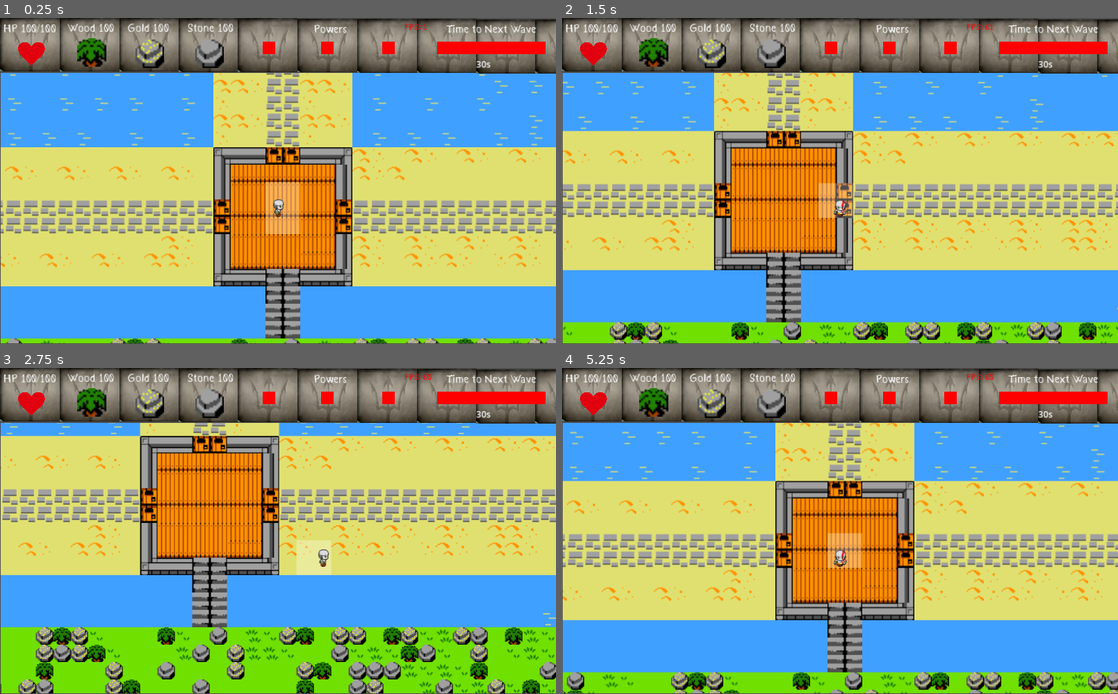
Above: before the commit, frames 1-4 (two rows, left to right).
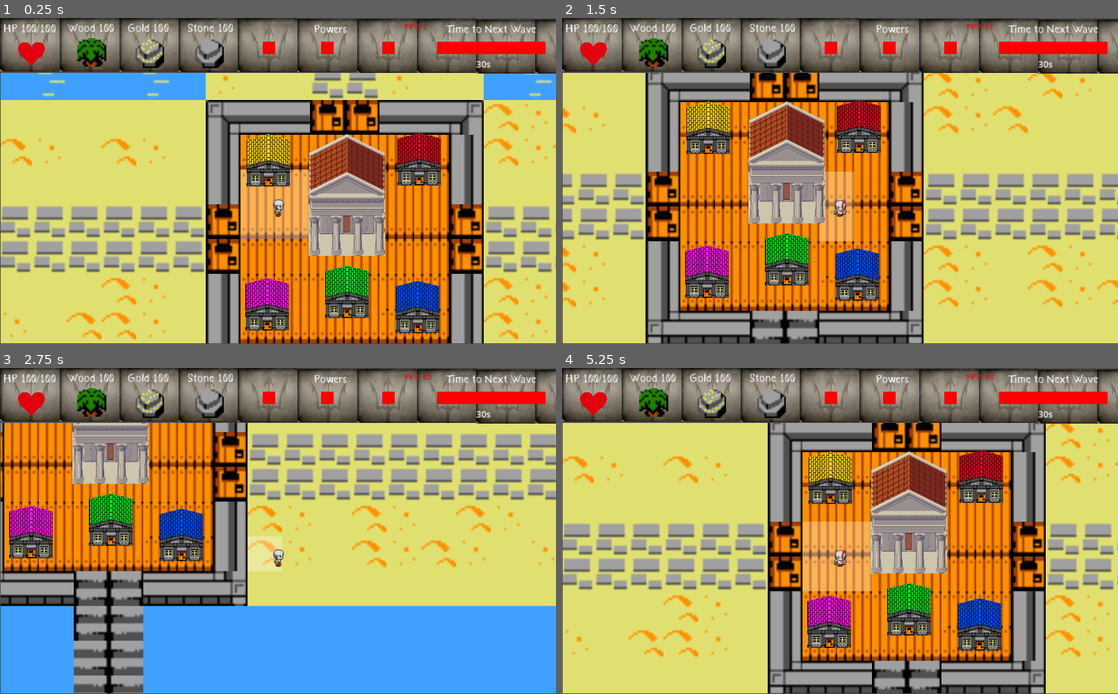
Above: after the commit, the same moments.

Repository: Christian2019/ProjetoAtenas
Game: Godot game, scene res://Scenes/MainScenes/Game_ViewPort.tscn
The game is run twice, just before and just after one commit, with the same random seed, the same clock (stepped at 60 frames per second) and the same inputs. Before the commit the project starts from res://Scenes/ViewPort.tscn. Sound files missing from this copy of the repository are replaced by a short silence.
Inputs:
- Up to frame 1 (0.25 s): no input
- Up to frame 2 (1.5 s): tap Enter at 0.5 s; hold Right (Move_Right) 0.53-1.28 s; hold Down (Move_Down) from 1.28 s (still down)
- Up to frame 3 (2.75 s): release Down (Move_Down) at 2.03 s; hold Right (Move_Right) from 2.03 s (still down)
- Up to frame 4 (5.25 s): release Right (Move_Right) at 2.78 s; hold Up (Move_Up) 2.78-3.53 s; hold Left (Move_Left) 3.53-5.03 s; hold Down (Move_Down) from 5.03 s (still down)

The runs differ from the first frame. In frame 1, 62% of the frame differs, in the area x 0-100%, y 16-100%; in frame 2, 68%; in frame 3, 64%; in frame 4, 67%.

Commit message:
Contrucoes de Melhoria
 Torres, Lutadores, Mineradores, Poderes Divinos, Heroi Luta, Heroi Mineracao

Diff:
--- a/Scenes/Game.tscn
+++ /dev/null
@@ -1,25 +0,0 @@
-[gd_scene load_steps=6 format=3 uid="uid://cb86td4m1hepw"]
-
-[ext_resource type="AudioStream" uid="uid://muwp777hkxqy" path="res://Assets/Sounds/AOMSoundTrack.mp3" id="3_dbgxm"]
-[ext_resource type="Script" path="res://Scripts/BackgroundMusic.gd" id="4_1h7yp"]
-[ext_resource type="PackedScene" uid="uid://ba8lsakijrbpv" path="res://Scenes/tiles.tscn" id="4_ajpl0"]
-[ext_resource type="PackedScene" uid="uid://b8uain7bgtuua" path="res://Scenes/player.tscn" id="5_si4pj"]
-[ext_resource type="PackedScene" uid="uid://bqji3jr451ges" path="res://Scenes/matriz.tscn" id="7_nup2t"]
-
-[node name="Game" type="Node2D"]
-metadata/_edit_horizontal_guides_ = [2752.0]
-metadata/_edit_vertical_guides_ = [2560.0]
-
-[node name="BackgroundMusic" type="AudioStreamPlayer" parent="."]
-stream = ExtResource("3_dbgxm")
-script = ExtResource("4_1h7yp")
-
-[node name="Tiles" parent="." instance=ExtResource("4_ajpl0")]
-position = Vector2(4, 192)
-scale = Vector2(4, 4)
-
-[node name="matriz" parent="." instance=ExtResource("7_nup2t")]
-
-[node name="Player" parent="." instance=ExtResource("5_si4pj")]
-position = Vector2(1263, 992)
-scale = Vector2(2, 2)
--- /dev/null
+++ b/Scenes/Game/Constructions/Temple.tscn
@@ -0,0 +1,8 @@
+[gd_scene load_steps=2 format=3 uid="uid://cawqbopdr275u"]
+
+[ext_resource type="Texture2D" uid="uid://ds3xll5d3cnrc" path="res://Assets/Images/Constructions/Temple.png" id="1_8v1rt"]
+
+[node name="Temple" type="Node2D"]
+
+[node name="Sprite2D" type="Sprite2D" parent="."]
+texture = ExtResource("1_8v1rt")
--- /dev/null
+++ b/Scenes/Game/Constructions/Upgrades/Upgrade_DivinePower.tscn
@@ -0,0 +1,8 @@
+[gd_scene load_steps=2 format=3 uid="uid://cqst01u1tcjrv"]
+
+[ext_resource type="Texture2D" uid="uid://b3kqyirv866yr" path="res://Assets/Images/Constructions/Upgrades/DivinePowers.png" id="1_bi51g"]
+
+[node name="Upgrade_DivinePower" type="Node2D"]
+
+[node name="Sprite2D" type="Sprite2D" parent="."]
+texture = ExtResource("1_bi51g")
--- /dev/null
+++ b/Scenes/Game/Constructions/Upgrades/Upgrade_Fighters.tscn
@@ -0,0 +1,8 @@
+[gd_scene load_steps=2 format=3 uid="uid://be8jy3gf588ph"]
+
+[ext_resource type="Texture2D" uid="uid://okfxk5dm5ug1" path="res://Assets/Images/Constructions/Upgrades/Fighters.png" id="1_os5of"]
+
+[node name="Upgrade_Fighters" type="Node2D"]
+
+[node name="Sprite2D" type="Sprite2D" parent="."]
+texture = ExtResource("1_os5of")
--- /dev/null
+++ b/Scenes/Game/Constructions/Upgrades/Upgrade_Hero.tscn
@@ -0,0 +1,8 @@
+[gd_scene load_steps=2 format=3 uid="uid://yj0y1bkmdwpi"]
+
+[ext_resource type="Texture2D" uid="uid://bjgqjixj4d783" path="res://Assets/Images/Constructions/Upgrades/Hero.png" id="1_5ecpr"]
+
+[node name="Upgrade_Hero" type="Node2D"]
+
+[node name="Sprite2D" type="Sprite2D" parent="."]
+texture = ExtResource("1_5ecpr")
--- /dev/null
+++ b/Scenes/Game/Constructions/Upgrades/Upgrade_Towers.tscn
@@ -0,0 +1,8 @@
+[gd_scene load_steps=2 format=3 uid="uid://gsectpa52hfj"]
+
+[ext_resource type="Texture2D" uid="uid://baqi7fmnksj3s" path="res://Assets/Images/Constructions/Upgrades/Towers.png" id="1_es2ge"]
+
+[node name="Upgrade_Towers" type="Node2D"]
+
+[node name="Sprite2D" type="Sprite2D" parent="."]
+texture = ExtResource("1_es2ge")
--- /dev/null
+++ b/Scenes/Game/Constructions/Upgrades/Upgrade_Workers.tscn
@@ -0,0 +1,8 @@
+[gd_scene load_steps=2 format=3 uid="uid://bwdc4mn3tym23"]
+
+[ext_resource type="Texture2D" uid="uid://bwic5fvhsehca" path="res://Assets/Images/Constructions/Upgrades/Workers.png" id="1_a1ol6"]
+
+[node name="Upgrade_Workers" type="Node2D"]
+
+[node name="Sprite2D" type="Sprite2D" parent="."]
+texture = ExtResource("1_a1ol6")
--- /dev/null
+++ b/Scenes/Game/Game.tscn
@@ -0,0 +1,51 @@
+[gd_scene load_steps=12 format=3 uid="uid://cb86td4m1hepw"]
+
+[ext_resource type="AudioStream" uid="uid://muwp777hkxqy" path="res://Assets/Sounds/AOMSoundTrack.mp3" id="1_28pgp"]
+[ext_resource type="Script" path="res://Scripts/BackgroundMusic.gd" id="2_1c6e5"]
+[ext_resource type="PackedScene" uid="uid://ba8lsakijrbpv" path="res://Scenes/Game/tiles.tscn" id="3_lg0li"]
+[ext_resource type="PackedScene" uid="uid://bqji3jr451ges" path="res://Scenes/Game/matriz.tscn" id="4_di3q4"]
+[ext_resource type="PackedScene" uid="uid://b8uain7bgtuua" path="res://Scenes/Game/player.tscn" id="5_x6q60"]
+[ext_resource type="PackedScene" uid="uid://cqst01u1tcjrv" path="res://Scenes/Game/Constructions/Upgrades/Upgrade_DivinePower.tscn" id="6_i4pfo"]
+[ext_resource type="PackedScene" uid="uid://be8jy3gf588ph" path="res://Scenes/Game/Constructions/Upgrades/Upgrade_Fighters.tscn" id="7_5w6qj"]
+[ext_resource type="PackedScene" uid="uid://bwdc4mn3tym23" path="res://Scenes/Game/Constructions/Upgrades/Upgrade_Workers.tscn" id="8_t3l0u"]
+[ext_resource type="PackedScene" uid="uid://gsectpa52hfj" path="res://Scenes/Game/Constructions/Upgrades/Upgrade_Towers.tscn" id="9_jeuhr"]
+[ext_resource type="PackedScene" uid="uid://yj0y1bkmdwpi" path="res://Scenes/Game/Constructions/Upgrades/Upgrade_Hero.tscn" id="10_ohrki"]
+[ext_resource type="PackedScene" uid="uid://cawqbopdr275u" path="res://Scenes/Game/Constructions/Temple.tscn" id="10_v6y37"]
+
+[node name="Game" type="Node2D"]
+metadata/_edit_horizontal_guides_ = [2752.0]
+metadata/_edit_vertical_guides_ = [2560.0]
+
+[node name="BackgroundMusic" type="AudioStreamPlayer" parent="."]
+stream = ExtResource("1_28pgp")
+script = ExtResource("2_1c6e5")
+
+[node name="Tiles" parent="." instance=ExtResource("3_lg0li")]
+position = Vector2(4, 192)
+scale = Vector2(4, 4)
+
+[node name="matriz" parent="." instance=ExtResource("4_di3q4")]
+
+[node name="UpgradeContructions" type="Node2D" parent="."]
+
+[node name="Upgrade_DivinePower" parent="UpgradeContructions" instance=ExtResource("6_i4pfo")]
+position = Vector2(1139, 879)
+
+[node name="Upgrade_Fighters" parent="UpgradeContructions" instance=ExtResource("7_5w6qj")]
+position = Vector2(1417, 877)
+
+[node name="Upgrade_Workers" parent="UpgradeContructions" instance=ExtResource("8_t3l0u")]
+position = Vector2(1284, 1121)
+
+[node name="Upgrade_Towers" parent="UpgradeContructions" instance=ExtResource("9_jeuhr")]
+position = Vector2(1414, 1149)
+
+[node name="Upgrade_Hero" parent="UpgradeContructions" instance=ExtResource("10_ohrki")]
+position = Vector2(1137, 1144)
+
+[node name="Temple" parent="." instance=ExtResource("10_v6y37")]
+position = Vector2(1283, 943)
+scale = Vector2(0.622, 0.622)
+
+[node name="Player" parent="." instance=ExtResource("5_x6q60")]
+position = Vector2(1157, 967)
--- a/Scenes/ViewPort.tscn
+++ b/Scenes/MainScenes/Game_ViewPort.tscn
@@ -1,13 +1,13 @@
-[gd_scene load_steps=7 format=3 uid="uid://pno1i3yxu47q"]
+[gd_scene load_steps=7 format=3 uid="uid://ddxmhluvr7sb1"]
 
-[ext_resource type="PackedScene" uid="uid://cb86td4m1hepw" path="res://Scenes/Game.tscn" id="1_7sq3v"]
-[ext_resource type="Script" path="res://Scripts/Camera2D.gd" id="2_euf8c"]
-[ext_resource type="PackedScene" uid="uid://b18nigm5wn5ab" path="res://Scenes/HUD.tscn" id="3_ffb6b"]
-[ext_resource type="FontFile" uid="uid://duy38o6o71nij" path="res://Assets/Fonts/Kurland.otf" id="4_0h42n"]
-[ext_resource type="Script" path="res://Scripts/FPS.gd" id="5_rst3a"]
+[ext_resource type="PackedScene" uid="uid://cb86td4m1hepw" path="res://Scenes/Game/Game.tscn" id="1_no1qw"]
+[ext_resource type="Script" path="res://Scripts/Camera2D.gd" id="2_ah0pv"]
+[ext_resource type="PackedScene" uid="uid://b18nigm5wn5ab" path="res://Scenes/Game/HUD.tscn" id="3_agpu4"]
+[ext_resource type="FontFile" uid="uid://duy38o6o71nij" path="res://Assets/Fonts/Kurland.otf" id="4_xvseb"]
+[ext_resource type="Script" path="res://Scripts/FPS.gd" id="5_c2jos"]
 
 [sub_resource type="LabelSettings" id="LabelSettings_4aqw1"]
-font = ExtResource("4_0h42n")
+font = ExtResource("4_xvseb")
 font_color = Color(1, 0, 0, 1)
 
 [node name="ViewPort" type="Node2D"]
@@ -25,13 +25,12 @@
 size_2d_override_stretch = true
 render_target_update_mode = 4
 
-[node name="Game" parent="SubViewportContainer/SubViewport" instance=ExtResource("1_7sq3v")]
+[node name="Game" parent="SubViewportContainer/SubViewport" instance=ExtResource("1_no1qw")]
 
 [node name="Camera2D" type="Camera2D" parent="SubViewportContainer/SubViewport"]
-zoom = Vector2(0.5, 0.5)
-script = ExtResource("2_euf8c")
+script = ExtResource("2_ah0pv")
 
-[node name="HUD" parent="." instance=ExtResource("3_ffb6b")]
+[node name="HUD" parent="." instance=ExtResource("3_agpu4")]
 position = Vector2(0, 1)
 
 [node name="FPS" type="Label" parent="HUD"]
--- a/Scripts/matriz.gd
+++ b/Scripts/matriz.gd
@@ -8,7 +8,7 @@
 var max_linhas = 43
 var max_colunas = 40
 
-var quadrant = preload("res://Scenes/quadrant.tscn")
+var quadrant = preload("res://Scenes/Game/quadrant.tscn")
 var start = false
 
 func _process(delta):
--- a/project.godot
+++ b/project.godot
@@ -11,7 +11,7 @@
 [application]
 
 config/name="Projeto Atenas"
-run/main_scene="res://Scenes/ViewPort.tscn"
+run/main_scene="res://Scenes/MainScenes/Game_ViewPort.tscn"
 config/features=PackedStringArray("4.0")
 config/icon="res://icon.png"
 
Binary file added: Assets/Images/Constructions/Temple.png
Not shown, added: Assets/Images/Constructions/Temple.png.import
Binary file added: Assets/Images/Constructions/Upgrades/DivinePowers.png
Not shown, added: Assets/Images/Constructions/Upgrades/DivinePowers.png.import
Binary file added: Assets/Images/Constructions/Upgrades/Fighters.png
Not shown, added: Assets/Images/Constructions/Upgrades/Fighters.png.import
Binary file added: Assets/Images/Constructions/Upgrades/Hero.png
Not shown, changed: Assets/Images/Constructions/Upgrades/Hero.png.import
Binary file added: Assets/Images/Constructions/Upgrades/Towers.png
Not shown, added: Assets/Images/Constructions/Upgrades/Towers.png.import
Binary file added: Assets/Images/Constructions/Upgrades/Workers.png
Not shown, added: Assets/Images/Constructions/Upgrades/Workers.png.import
(and 9 more such lines)
